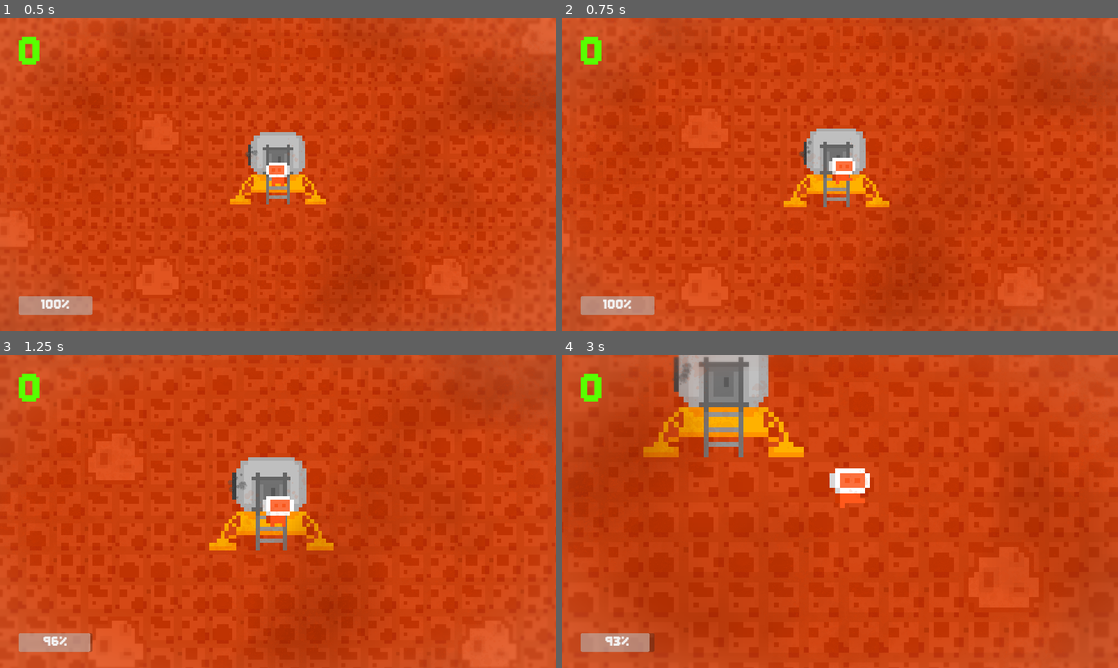
Above: before the commit, frames 1-4 (two rows, left to right).
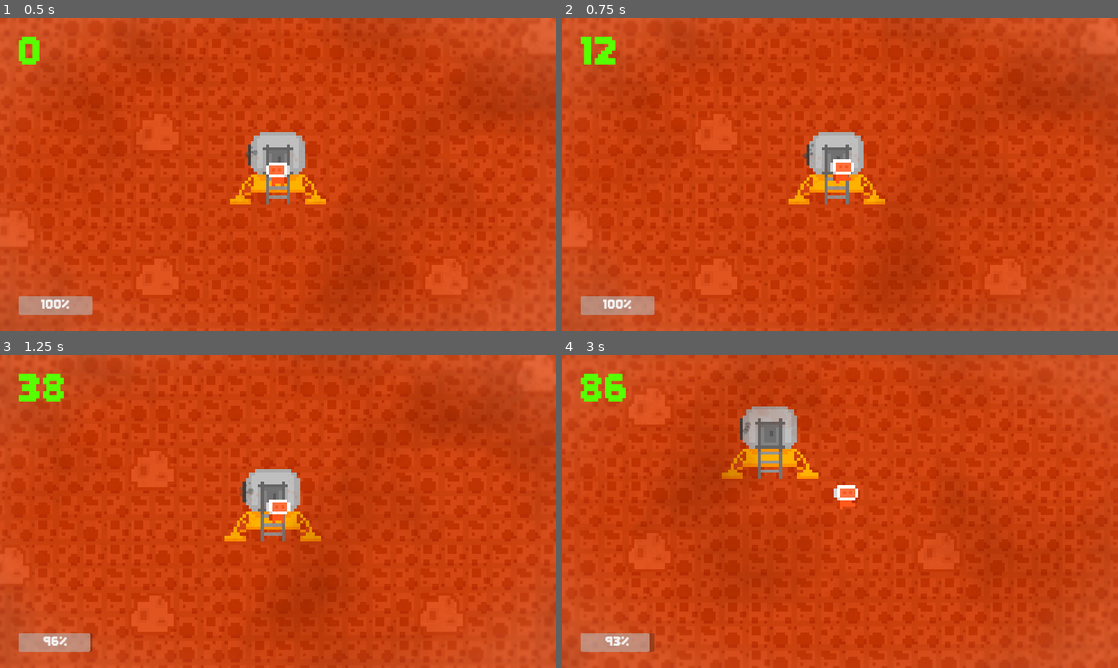
Above: after the commit, the same moments.

Repository: theololw/godot-mars-game
Game: Godot game, scene res://locations/location_one.tscn
Same seed, same stepped clock (60 frames per second), same inputs: the game is played once before the commit and once after it.
Inputs (mouse positions are in pixels of both pictures, inside the frame that each line leads up to):
- Up to frame 1 (0.5 s): no input
- Up to frame 2 (0.75 s): tap Enter at 0.5 s; move the mouse to (717, 130) at 0.52 s; hold D (right) from 0.53 s (still down); hold - (+) from 0.53 s (still down)
- Up to frame 3 (1.25 s): keep holding D (right); keep holding - (+); tap / (-) at 0.8 s
- Up to frame 4 (3 s): move the mouse to (1051, 642) at 1.27 s; release D (right) at 1.28 s; release - (+) at 1.28 s; hold S (down) 1.28-2.03 s; tap / (-) at 1.35 s; tap Space (space) at 1.55, 2.1 s; move the mouse to (678, 577) at 2.02 s; hold D (right) 2.03-2.78 s; hold - (+) 2.03-2.78 s; move the mouse to (812, 574) at 2.77 s; hold W (up) from 2.78 s (still down); tap - (+) at 2.85 s

Frame 1 is identical in both runs. In frame 2, 4.5% of the frame differs, in the area x 0-100%, y 0-100%; in frame 3, 8.7%; in frame 4, 17%.

Commit message:
expanded BUS functionality and ui

Diff:
--- a/global.gd
+++ b/global.gd
@@ -24,5 +24,4 @@
 
 
 func _process(delta):
-	#delete later
-	BUS_crafted = true
+	pass
--- a/other/bus_crafting_menu.tscn
+++ b/other/bus_crafting_menu.tscn
@@ -1,9 +1,8 @@
-[gd_scene load_steps=5 format=3 uid="uid://ui6801ewub6n"]
+[gd_scene load_steps=4 format=3 uid="uid://ui6801ewub6n"]
 
 [ext_resource type="Script" path="res://other/bus_crafting_menu.gd" id="1_m8prg"]
 [ext_resource type="Texture2D" uid="uid://b3rviaykbalu3" path="res://sprites/ui/hab_icon.png" id="2_eqe2y"]
 [ext_resource type="FontFile" uid="uid://cu1c0u206fqi1" path="res://sprites/ui/EndlessBossBattleRegular-v7Ey.ttf" id="3_hown0"]
-[ext_resource type="Texture2D" uid="uid://bw3warc0wwnxg" path="res://sprites/ui/BUS_menu_text.png" id="4_xvq5e"]
 
 [node name="BUS_crafting_menu" type="Node2D"]
 process_mode = 3
@@ -16,6 +15,26 @@
 offset_right = 1920.0
 offset_bottom = 1080.0
 color = Color(0.196078, 0.196078, 0.196078, 1)
+
+[node name="Polygon2D" type="Polygon2D" parent="CanvasLayer"]
+position = Vector2(-16, 0)
+color = Color(0.14902, 0.14902, 0.14902, 1)
+polygon = PackedVector2Array(1104, 1080, 1104, 0, 1424, 0, 1936, 0, 1936, 1080, 1424, 1080)
+
+[node name="Node2D" type="Node2D" parent="CanvasLayer"]
+
+[node name="Label" type="Label" parent="CanvasLayer/Node2D"]
+offset_left = 1152.0
+offset_top = 168.0
+offset_right = 2368.0
+offset_bottom = 344.0
+scale = Vector2(0.5, 0.5)
+theme_override_colors/font_color = Color(0.345098, 1, 0, 1)
+theme_override_fonts/font = ExtResource("3_hown0")
+theme_override_font_sizes/font_size = 176
+text = "MARS HABITAT"
+
+[node name="Node" type="Node" parent="CanvasLayer"]
 
 [node name="Control" type="Control" parent="CanvasLayer"]
 layout_mode = 3
@@ -37,20 +56,14 @@
 [node name="Button" type="Button" parent="CanvasLayer/Control"]
 texture_filter = 1
 layout_mode = 0
-offset_left = 1592.0
+offset_left = 64.0
 offset_top = 928.0
-offset_right = 1792.0
+offset_right = 264.0
 offset_bottom = 1024.0
+theme_override_colors/font_color = Color(0.345098, 1, 0, 1)
 theme_override_fonts/font = ExtResource("3_hown0")
 theme_override_font_sizes/font_size = 88
 text = "exit"
 
-[node name="BusMenuText" type="Sprite2D" parent="CanvasLayer"]
-texture_filter = 1
-position = Vector2(1248, 216)
-scale = Vector2(8, 8)
-texture = ExtResource("4_xvq5e")
-vframes = 6
-
 [connection signal="pressed" from="CanvasLayer/Control/HAB_button" to="." method="_on_hab_button_pressed"]
 [connection signal="pressed" from="CanvasLayer/Control/Button" to="." method="_on_button_pressed"]
--- a/players/astronaut.gd
+++ b/players/astronaut.gd
@@ -28,8 +28,10 @@
 
 func cheats():
 	if Input.is_action_pressed("+"):
-		$Camera2D.zoom.x += 0.01
-		$Camera2D.zoom.y += 0.01
+		#$Camera2D.zoom.x += 0.01
+		#$Camera2D.zoom.y += 0.01
+		Global.rockCount += 1
 	if Input.is_action_pressed("-"):
-		$Camera2D.zoom.x -= 0.01
-		$Camera2D.zoom.y -= 0.01
+		#$Camera2D.zoom.x -= 0.01
+		#$Camera2D.zoom.y -= 0.01
+		Global.rockCount -= 1
--- /dev/null
+++ b/rooms/BUS_crafting_bench.gd
@@ -0,0 +1,18 @@
+extends Node2D
+
+var inRange = false
+
+
+func _on_interact_body_entered(body):
+	inRange = true
+func _on_interact_body_exited(body):
+	inRange = false
+
+func _process(delta):
+	if inRange == true and Global.BUS_crafted == false:
+		$UiPlaceholder.show()
+		if Input.is_action_just_pressed("space") and Global.rockCount > 24:
+			Global.BUS_crafted = true
+			Global.rockCount -= 25
+	elif inRange == false:
+		$UiPlaceholder.hide()
--- a/rooms/lander_inside.tscn
+++ b/rooms/lander_inside.tscn
@@ -1,8 +1,11 @@
-[gd_scene load_steps=9 format=3 uid="uid://qywvc4ydrt8x"]
+[gd_scene load_steps=13 format=3 uid="uid://qywvc4ydrt8x"]
 
 [ext_resource type="Script" path="res://rooms/lander_inside.gd" id="1_qvyu7"]
 [ext_resource type="Texture2D" uid="uid://bqbx6f0rt01oa" path="res://sprites/lande_room.png" id="1_ufs0j"]
 [ext_resource type="PackedScene" uid="uid://im8wtxhj0x2i" path="res://players/astronaut.tscn" id="2_r7kl5"]
+[ext_resource type="Script" path="res://rooms/BUS_crafting_bench.gd" id="4_yp6a0"]
+[ext_resource type="Texture2D" uid="uid://d04yhl5npyfr" path="res://sprites/ui/ui_placeholder.png" id="5_vmnoe"]
+[ext_resource type="FontFile" uid="uid://cu1c0u206fqi1" path="res://sprites/ui/EndlessBossBattleRegular-v7Ey.ttf" id="6_4n4j0"]
 
 [sub_resource type="RectangleShape2D" id="RectangleShape2D_6ygia"]
 size = Vector2(48, 384)
@@ -18,6 +21,9 @@
 
 [sub_resource type="RectangleShape2D" id="RectangleShape2D_sll6m"]
 size = Vector2(96, 34)
+
+[sub_resource type="RectangleShape2D" id="RectangleShape2D_hdb4o"]
+size = Vector2(64, 42)
 
 [node name="lander_inside" type="Node2D"]
 script = ExtResource("1_qvyu7")
@@ -69,4 +75,45 @@
 shape = SubResource("RectangleShape2D_sll6m")
 debug_color = Color(100, 100, 0.702, 0.42)
 
+[node name="BUS_crafting_bench" type="Node2D" parent="."]
+script = ExtResource("4_yp6a0")
+
+[node name="interact" type="Area2D" parent="BUS_crafting_bench"]
+collision_layer = 32
+collision_mask = 2
+
+[node name="CollisionShape2D" type="CollisionShape2D" parent="BUS_crafting_bench/interact"]
+position = Vector2(0, -91)
+shape = SubResource("RectangleShape2D_hdb4o")
+
+[node name="StaticBody2D" type="StaticBody2D" parent="BUS_crafting_bench"]
+
+[node name="CollisionPolygon2D" type="CollisionPolygon2D" parent="BUS_crafting_bench/StaticBody2D"]
+polygon = PackedVector2Array(-96, -72, -96, -144, 96, -144, 96, -64, 40, -64, 40, -120, -40, -120, -40, -64, -96, -64)
+
+[node name="Polygon2D" type="Polygon2D" parent="BUS_crafting_bench"]
+color = Color(0, 1, 0.333333, 1)
+polygon = PackedVector2Array(-96, -144, 96, -144, 96, -64, 40, -64, 40, -120, -40, -120, -40, -64, -96, -64)
+
+[node name="UiPlaceholder" type="Sprite2D" parent="BUS_crafting_bench"]
+z_index = 2
+texture_filter = 1
+position = Vector2(2.27374e-13, -128)
+scale = Vector2(2.75, 2)
+texture = ExtResource("5_vmnoe")
+
+[node name="Label" type="Label" parent="BUS_crafting_bench/UiPlaceholder"]
+offset_left = -23.2727
+offset_top = -4.0
+offset_right = 968.727
+offset_bottom = 84.0
+scale = Vector2(0.05, 0.05)
+theme_override_colors/font_color = Color(0.345098, 1, 0, 1)
+theme_override_fonts/font = ExtResource("6_4n4j0")
+theme_override_font_sizes/font_size = 88
+text = "base upgrade station
+                  25 rock"
+
 [connection signal="body_entered" from="exit/exit_door" to="." method="_on_exit_door_body_entered"]
+[connection signal="body_entered" from="BUS_crafting_bench/interact" to="BUS_crafting_bench" method="_on_interact_body_entered"]
+[connection signal="body_exited" from="BUS_crafting_bench/interact" to="BUS_crafting_bench" method="_on_interact_body_exited"]
--- /dev/null
+++ b/shaders/white.gdshader
@@ -0,0 +1,9 @@
+shader_type canvas_item;
+render_mode blend_mix;   // not sure if this matters in this example
+
+void fragment(){
+  COLOR = texture(TEXTURE, UV); // Read from texture again.
+  COLOR.b = 1.0; //set blue channel to 1.0
+  COLOR.g = 1.0; //set blue channel to 1.0
+  COLOR.r = 1.0; //set blue channel to 1.0
+}
--- a/structures/space_base.gd
+++ b/structures/space_base.gd
@@ -5,5 +5,5 @@
 func _process(delta):
 	if Global.hab_built == true:
 		anim_player.play("HAB_built")
-	elif Global.hab_built == false:
+	elif Global.hab_built != true:
 		anim_player.play("RESET")
--- a/structures/space_base.tscn
+++ b/structures/space_base.tscn
@@ -45,6 +45,30 @@
 "update": 1,
 "values": [2]
 }
+tracks/3/type = "value"
+tracks/3/imported = false
+tracks/3/enabled = true
+tracks/3/path = NodePath("rock_remover:collision_layer")
+tracks/3/interp = 1
+tracks/3/loop_wrap = true
+tracks/3/keys = {
+"times": PackedFloat32Array(0),
+"transitions": PackedFloat32Array(1),
+"update": 1,
+"values": [16]
+}
+tracks/4/type = "value"
+tracks/4/imported = false
+tracks/4/enabled = true
+tracks/4/path = NodePath("rock_remover:collision_mask")
+tracks/4/interp = 1
+tracks/4/loop_wrap = true
+tracks/4/keys = {
+"times": PackedFloat32Array(0),
+"transitions": PackedFloat32Array(1),
+"update": 1,
+"values": [4]
+}
 
 [sub_resource type="Animation" id="Animation_uk013"]
 length = 0.001
@@ -84,6 +108,30 @@
 "update": 1,
 "values": [0]
 }
+tracks/3/type = "value"
+tracks/3/imported = false
+tracks/3/enabled = true
+tracks/3/path = NodePath("rock_remover:collision_layer")
+tracks/3/interp = 1
+tracks/3/loop_wrap = true
+tracks/3/keys = {
+"times": PackedFloat32Array(0),
+"transitions": PackedFloat32Array(1),
+"update": 1,
+"values": [0]
+}
+tracks/4/type = "value"
+tracks/4/imported = false
+tracks/4/enabled = true
+tracks/4/path = NodePath("rock_remover:collision_mask")
+tracks/4/interp = 1
+tracks/4/loop_wrap = true
+tracks/4/keys = {
+"times": PackedFloat32Array(0),
+"transitions": PackedFloat32Array(1),
+"update": 1,
+"values": [0]
+}
 
 [sub_resource type="AnimationLibrary" id="AnimationLibrary_liw2w"]
 _data = {
@@ -108,8 +156,8 @@
 polygon = PackedVector2Array(-192, 256, -192, -192, -136, -248, 136, -248, 192, -192, 192, 256, 48, 256, 32, 136, -32, 136, -48, 256)
 
 [node name="rock_remover" type="Area2D" parent="."]
-collision_layer = 16
-collision_mask = 4
+collision_layer = 0
+collision_mask = 0
 
 [node name="CollisionShape2D" type="CollisionShape2D" parent="rock_remover"]
 position = Vector2(0, 4)
Binary file added: sprites/ui/ui_placeholder.png
Not shown, added: sprites/ui/ui_placeholder.png.import
